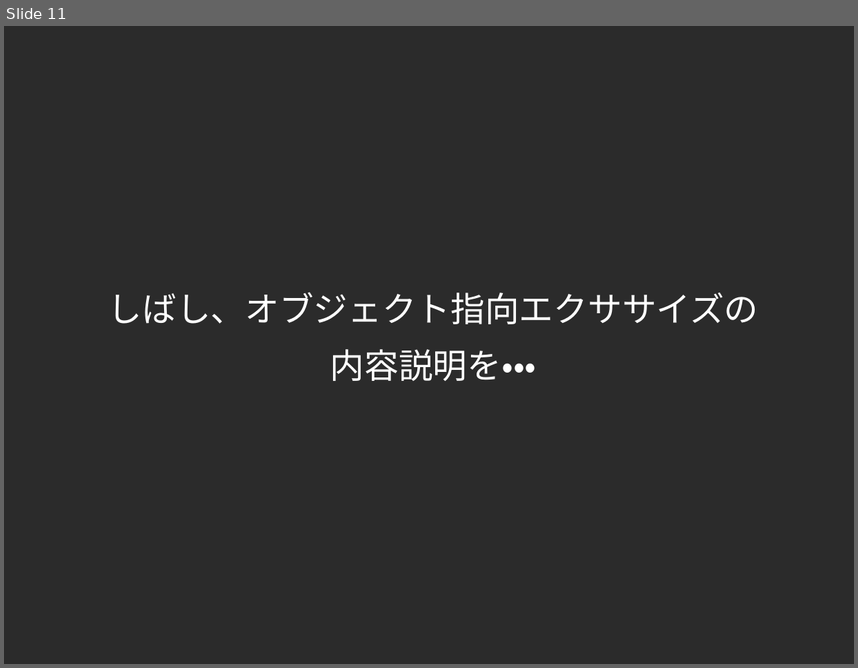
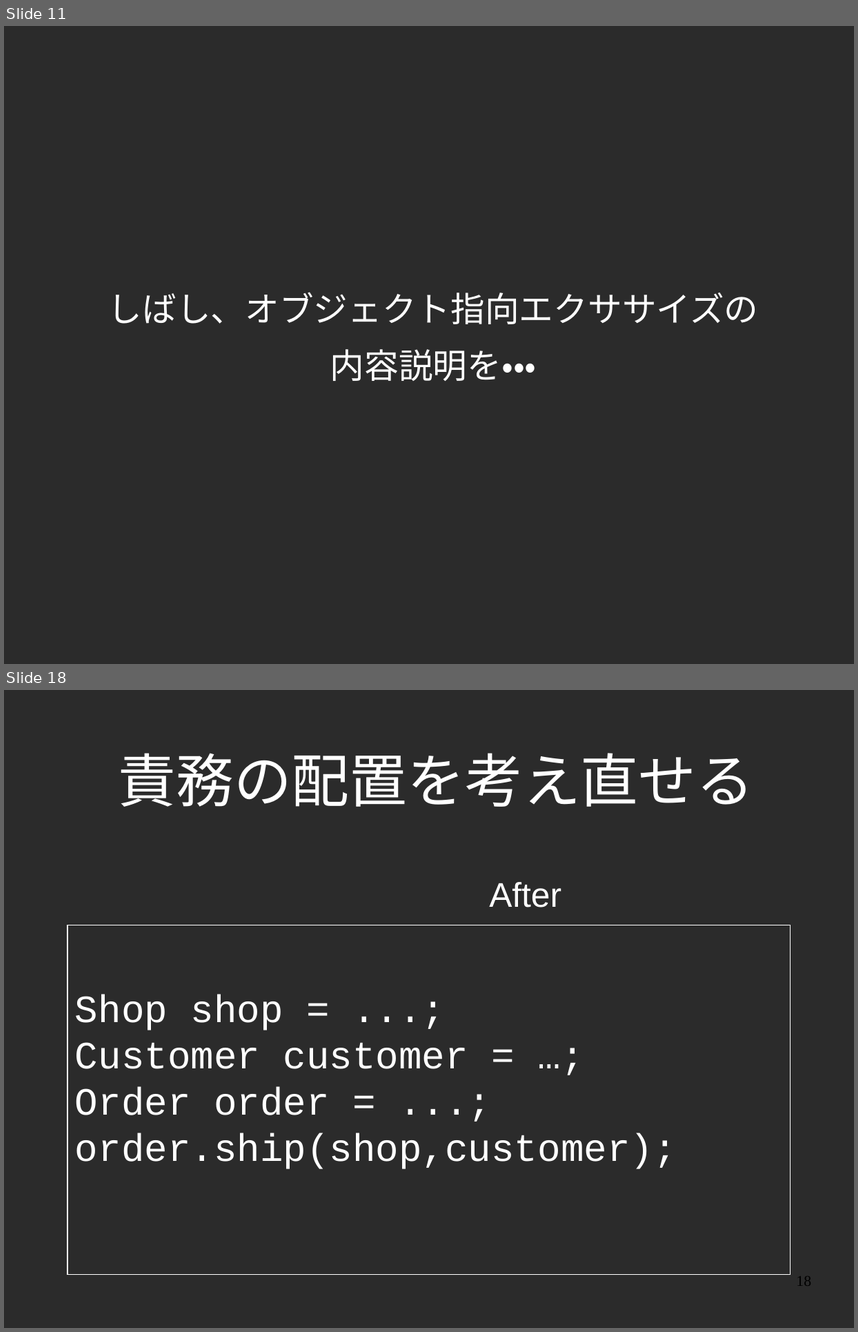
Before and after one commit to yojik/yojik-lib, a slide deck: 2009devsumi/oo_exercise/doc/devsum.odp. Shown one above the other, each under a label of ours: slide 11 before the commit, slides 11 and 18 after it; the slides between them are not shown. The pictures are 858x668 and 858x1332 pixels, drawn with LibreOffice and Linux fonts; fonts in the diff are those of the drawing; background and template pictures are left out; a plain dark background stands for a picture behind light text. Boxes give left, top, right and bottom in pixels: in the first picture for what was removed or moved away, otherwise in the second. Text is boxed around its words. In the diff, an @@ line names an element or a change of style, - is before the commit and + after.

```diff
--- a/2009devsumi/oo_exercise/doc/devsum.odp
+++ b/2009devsumi/oo_exercise/doc/devsum.odp
@@ slide 18 added at (4,690,854,1328), background picture (left out) @@
@@ title added at (118,753,754,807), 54 pt, text #FFFFFF @@
+責務の配置を考え直せる
@@ text added at (489,882,562,907), 32 pt, text #FFFFFF @@
+After
@@ rectangle added at (67,925,790,1274), outline #FFFFFF 0.74 pt, 36 pt, text #FFFFFF @@
+Shop shop = ...;
+Customer customer = …;
+Order order = ...;
+order.ship(shop,customer);
@@ page number added at (796,1276,811,1285), 14 pt, text #000000 @@
+18
```
Also in this commit, not shown: 7 slides changed, 20 other slides added.
